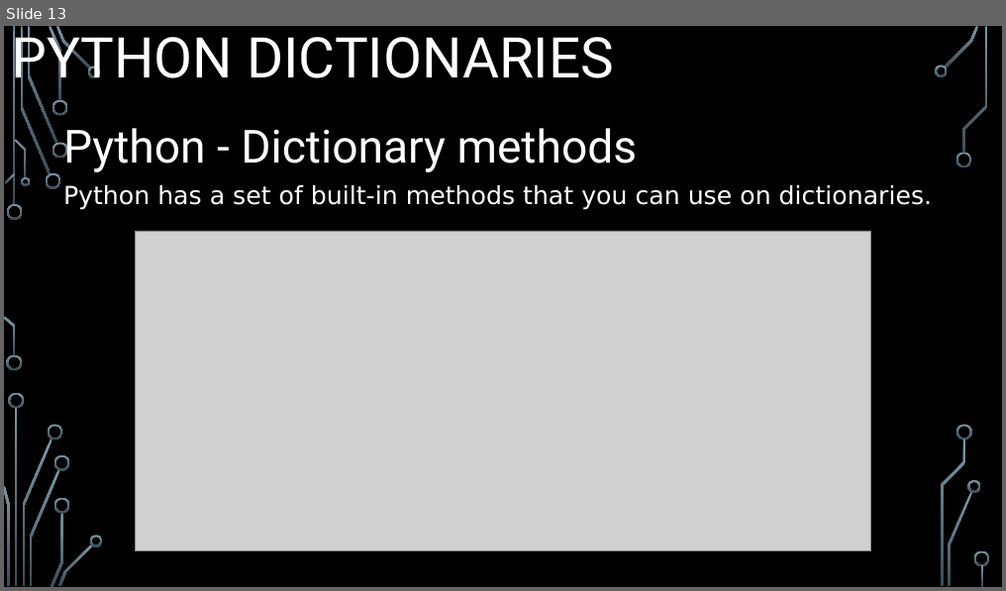
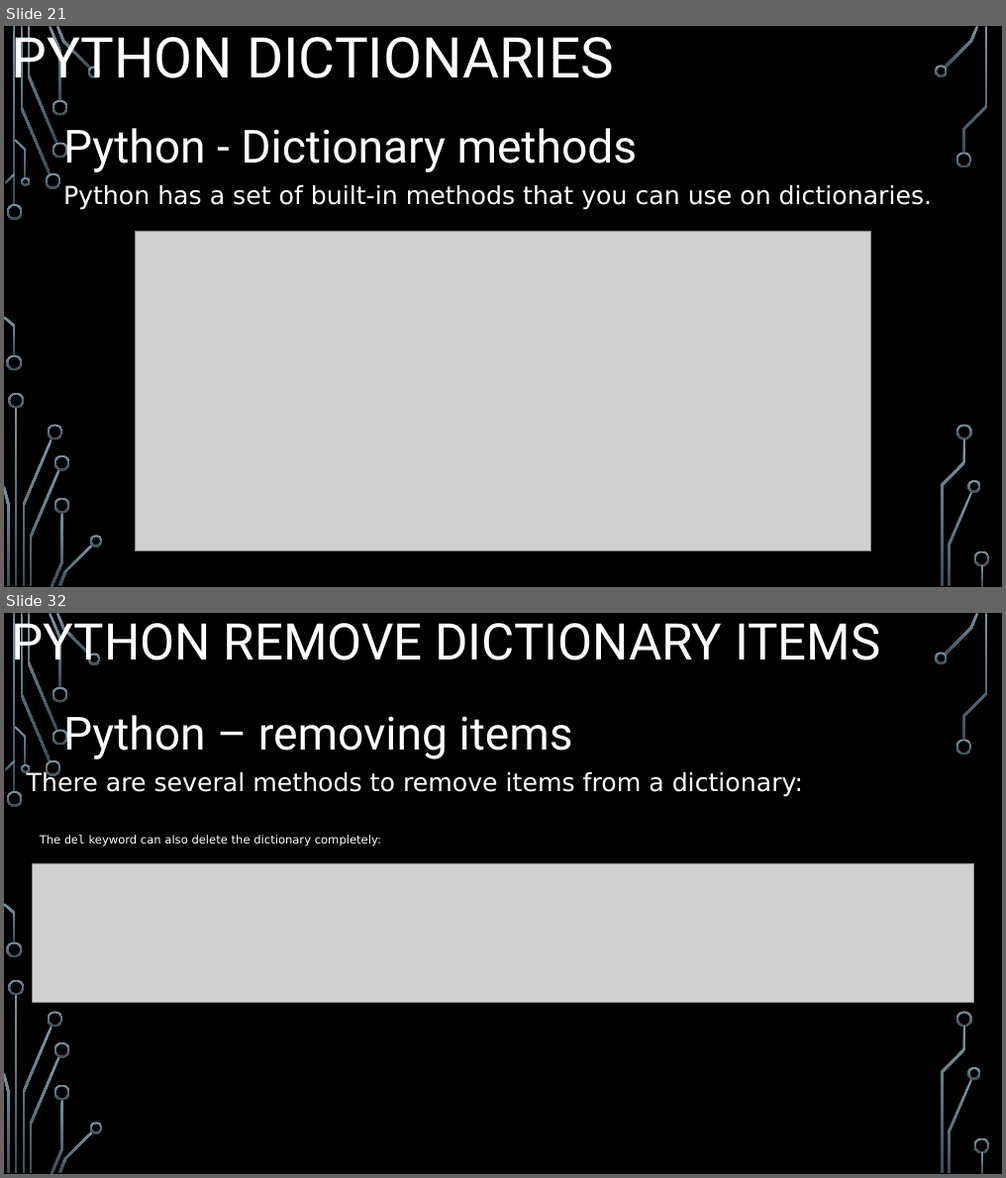
Before and after one commit to mjaypecjo/cs2022, a slide deck: python/4110E228_Report_Python.pptx. Shown one above the other, each under a label of ours: slide 13 before the commit, slides 21 and 32 after it; the slides between them are not shown. The pictures are 1006x591 and 1006x1178 pixels, drawn with LibreOffice and Linux fonts; fonts in the diff are those of the drawing; grey boxes stand for pictures; background and template pictures are left out. Boxes give left, top, right and bottom in pixels: in the first picture for what was removed or moved away, otherwise in the second. Text is boxed around its words. In the diff, an @@ line names an element or a change of style, - is before the commit and + after.

```diff
--- a/python/4110E228_Report_Python.pptx
+++ b/python/4110E228_Report_Python.pptx
@@ slide 32 added at box(4, 613, 1002, 1174), background picture (left out); not listed: 36 template elements that a slide beside it also shows @@
@@ title added at box(12, 613, 880, 671), 48.6 pt, text #FFFFFF @@
+PYTHON REMOVE DICTIONARY ITEMS
@@ text added at box(63, 715, 573, 760), 44 pt, text #FFFFFF @@
+Python – removing items
@@ text added at box(27, 770, 803, 797), 24 pt, text #FFFFFF @@
+There are several methods to remove items from a dictionary:
@@ text added at box(40, 835, 381, 847), 11 pt, text #FFFFFF @@
+The del keyword can also delete the dictionary completely:
@@ picture added at box(32, 863, 974, 1002) @@
@@ what was slide 13 is now slide 21 @@
```
Also in this commit, not shown: 44 other slides added.
